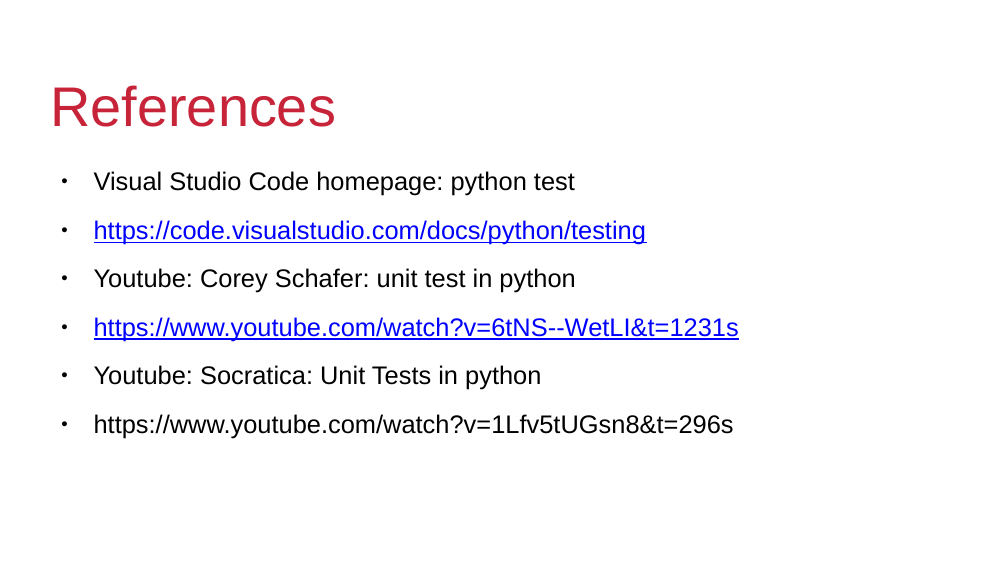
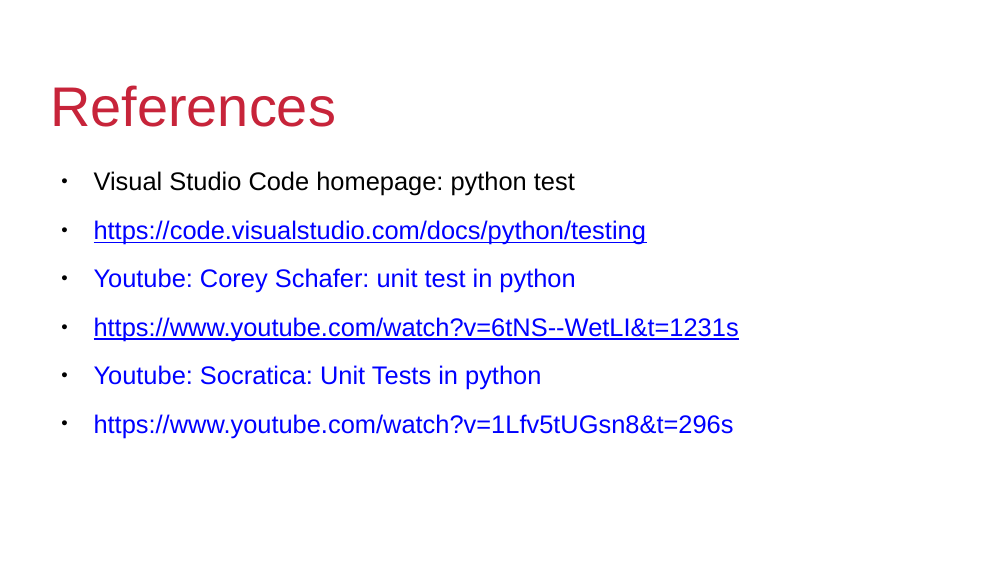
Before and after one commit to srgari/aulas_light_aplicadas, a slide deck: slide 2 of testing_codes/vscode_unittest/sergio_vscode_unittest.pptx. Drawn at 1008x567 pixels with LibreOffice and Linux fonts; fonts in the diff are those of the drawing; background and template pictures are left out. Boxes give left, top, right and bottom in pixels: in the first picture for what was removed or moved away, otherwise in the second. Text is boxed around its words. In the diff, an @@ line names an element or a change of style, - is before the commit and + after.

```diff
--- a/testing_codes/vscode_unittest/sergio_vscode_unittest.pptx
+++ b/testing_codes/vscode_unittest/sergio_vscode_unittest.pptx
@@ text at [94, 268, 734, 438]: text colour #000000 to #0000FF in "Youtube: Corey Schafer: unit test in python", "Youtube: Socratica: Unit Tests in python", "https://www.youtube.com/watch?v=1Lfv5tUGsn8&t=296s" @@
```
Also in this commit, not shown: 1 other slide changed, 1 slide added.
